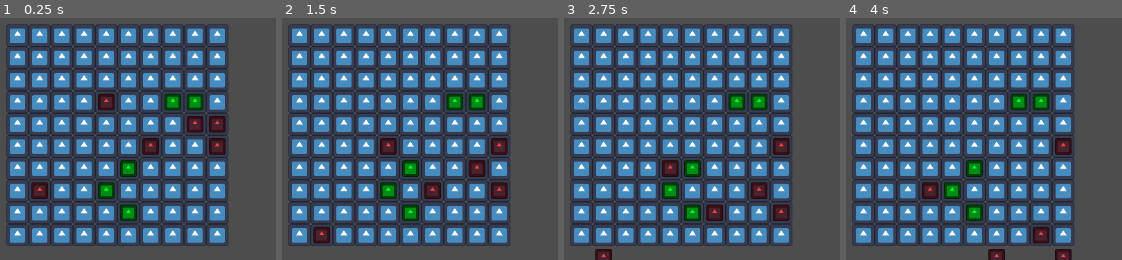
Above: before the commit, frames 1-4 (left to right).
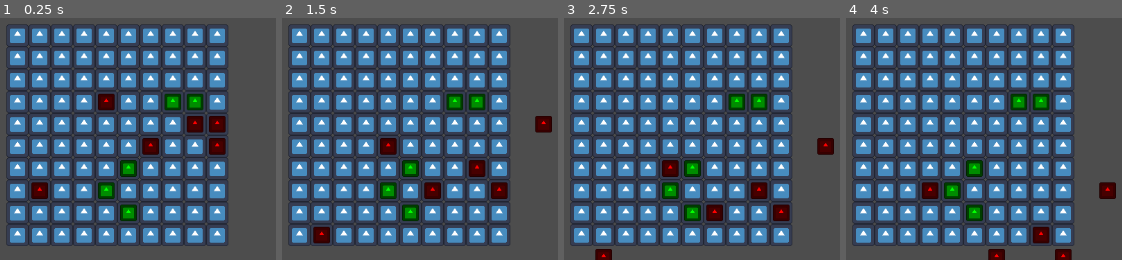
Above: after the commit, the same moments.

Repository: tmrupp/LD53
Game: Godot game, scene res://main.tscn
Two runs of this game, one before a commit and one after it. Both use one fixed random seed, a clock stepped at 60 frames per second and the inputs below. The engine's default icon, where the game draws it, is replaced by a stand-in: a white triangle on a blue panel in a dark square.
Inputs:
- Up to frame 1 (0.25 s): no input
- Up to frame 2 (1.5 s): tap Enter at 0.5 s; hold Space (next_turn) 0.53-1.28 s; tap Space (next_turn) at 1.35 s
- Up to frame 3 (2.75 s): tap Enter at 2 s; hold Space (next_turn) from 2.03 s (still down)
- Up to frame 4 (4 s): release Space (next_turn) at 2.78 s; tap Space (next_turn) at 2.85 s; tap Enter at 3.5 s; hold Space (next_turn) from 3.53 s (still down)

The runs differ from the first frame. In frame 1, 1.2% of the frame differs, in the area x 12-81%, y 32-81%; in frame 2, 1.9%, in the area x 12-98%, y 33-93%; in frame 3, 1.8%; in frame 4, 1.6%.

Commit message:
Update to unit

Diff:
--- a/River.gd
+++ b/River.gd
@@ -7,17 +7,36 @@
 
 var sprite = preload("res://lil_guy.tscn")
 @onready var main = $".."
-var dynamic = preload("res://dynamic.tscn")
-var stationary = preload("res://stationary.tscn")
+#var dynamic = preload("res://dynamic.tscn")
+var unit_prefab = preload("res://unit.tscn")
 
-var dynamics = {}
-var stationaries = {}
 var player_position = Vector2i.ZERO
 
-func create(pos, obj):
-	var instance = obj.instantiate()
+var units = {}
+
+func add_unit(unit, pos):
+	if units.has(pos):
+		units[pos].append(unit)
+	else:
+		units[pos] = [unit]
+	unit.position = spacing * pos
+
+func remove_unit(unit, pos):
+	if(units.has(pos)):
+		units[pos].erase(unit)
+		if len(units[pos]) == 0:
+			units.erase(pos)
+
+func move_unit(unit, origin, target):
+	remove_unit(unit, origin)
+	add_unit(unit, target)
+
+func create_unit(unit, pos, dynamic=true, right=true):
+	var instance = unit.instantiate()
+	instance.setup(right, dynamic)
 	add_child(instance)
 	instance.position = pos * spacing
+	add_unit(instance, pos)
 	return instance
 
 # Called when the node enters the scene tree for the first time.
@@ -30,29 +49,30 @@
 	for x in range(map_size.x):
 		for y in range(map_size.y):
 			var v = Vector2i(x, y)
-			create(v, sprite)
+			var s = sprite.instantiate()
+			add_child(s)
+			s.position = v * spacing
 
 			if randi() % 20 == 0:
-				dynamics[v] = create(v, dynamic)
-				dynamics[v].right = randi() % 2 == 0
+				add_unit(create_unit(unit_prefab, v, true, randi() % 2 == 0), v)
 			elif randi() % 20 == 1:
-				stationaries[v] = create(v, stationary)
-	pass # Replace with function body.
+				add_unit(create_unit(unit_prefab, v, false), v)
 
 var down = Vector2i(0, 1) # ???
 
 func _input(event):
 	if event.is_action_pressed("next_turn"):
-		for pos in dynamics.keys():
-			var new_pos = pos + down
-			if stationaries.has(new_pos):
-				new_pos = pos + (Vector2i(1, 0) if dynamics[pos].right else Vector2i(-1, 0))
-				if stationaries.has(new_pos):
-					new_pos = pos
+		print("----------------------------")
+		for pos in units.keys():
+			for unit in units[pos]:
+				print("pos=", pos)
+				if unit.dynamic:
+					print("moving!")
+					var new_pos = pos + down
+					if units.has(new_pos):
+						new_pos = pos + (Vector2i(1, 0) if unit.right else Vector2i(-1, 0))
 
-			dynamics[new_pos] = dynamics[pos]
-			dynamics.erase(pos)
-			dynamics[new_pos].position = spacing * new_pos
+					move_unit(unit, pos, new_pos)
 
 
 
--- a/dynamic.tscn
+++ /dev/null
@@ -1,11 +0,0 @@
-[gd_scene load_steps=3 format=3 uid="uid://dbyvgw1rourtm"]
-
-[ext_resource type="Texture2D" uid="uid://c6o0ro4o3waef" path="res://icon.svg" id="1_ao6ts"]
-[ext_resource type="Script" path="res://dynamic.gd" id="2_4pil7"]
-
-[node name="Dynamic" type="Sprite2D"]
-modulate = Color(1, 0.25098, 0.25098, 1)
-z_index = 1
-scale = Vector2(0.75, 0.75)
-texture = ExtResource("1_ao6ts")
-script = ExtResource("2_4pil7")
--- a/stationary.tscn
+++ /dev/null
@@ -1,8 +0,0 @@
-[gd_scene load_steps=2 format=3 uid="uid://dgitiln4knh1e"]
-
-[ext_resource type="Texture2D" uid="uid://c6o0ro4o3waef" path="res://icon.svg" id="1_6rkso"]
-
-[node name="Static" type="Sprite2D"]
-modulate = Color(0, 1, 0.117647, 1)
-scale = Vector2(0.75, 0.75)
-texture = ExtResource("1_6rkso")
--- a/dynamic.gd
+++ b/unit.gd
@@ -1,6 +1,18 @@
 extends Sprite2D
 
 var right:bool = true
+var dynamic:bool = true
+var moved:bool = false
+
+func setup(right=true, dynamic=true):
+	moved = false
+	self.right = right
+	self.dynamic = dynamic
+
+	if dynamic:
+		self_modulate = Color.RED
+	else:
+		self_modulate = Color.GREEN
 
 # Called when the node enters the scene tree for the first time.
 func _ready():
--- /dev/null
+++ b/unit.tscn
@@ -0,0 +1,10 @@
+[gd_scene load_steps=3 format=3 uid="uid://bhviifp7fgvbv"]
+
+[ext_resource type="Texture2D" uid="uid://c6o0ro4o3waef" path="res://icon.svg" id="1_qdrrj"]
+[ext_resource type="Script" path="res://unit.gd" id="2_2xu2h"]
+
+[node name="Unit" type="Sprite2D"]
+z_index = 1
+scale = Vector2(0.75, 0.75)
+texture = ExtResource("1_qdrrj")
+script = ExtResource("2_2xu2h")
